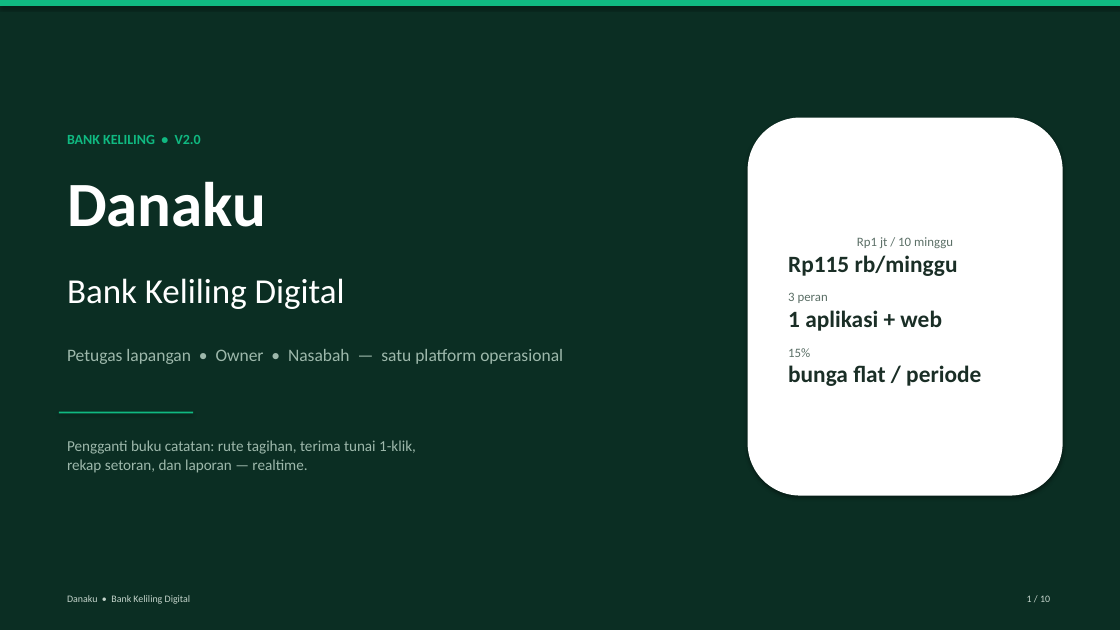
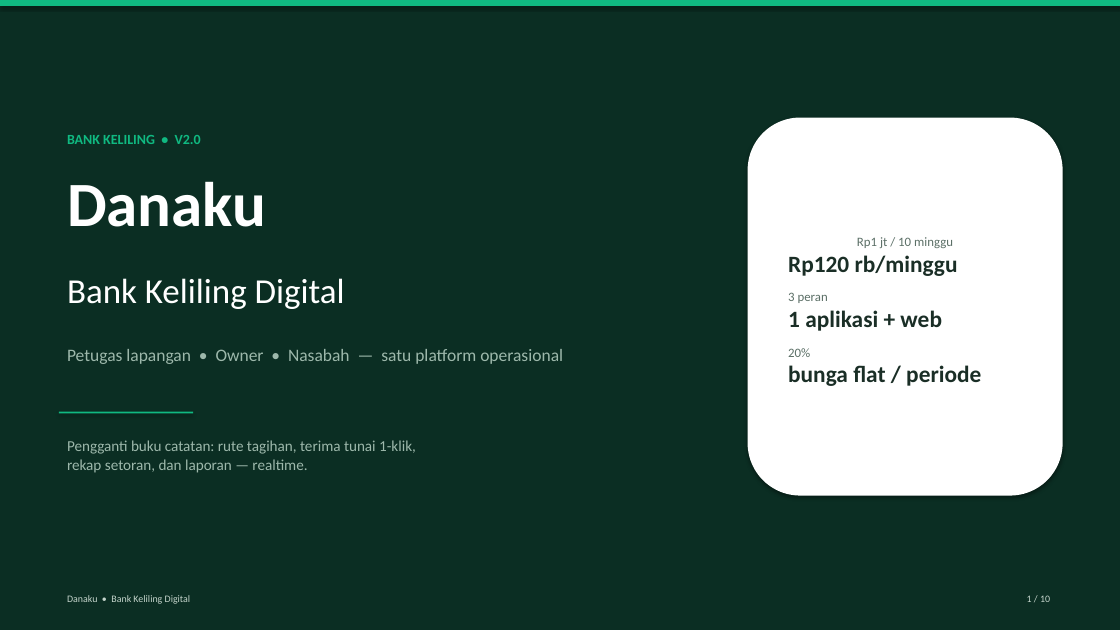
Before and after one commit to hamdanmustari99-coder/lender-platform, a slide deck: slide 1 of Danaku-Presentasi-Klien.pptx. Drawn at 1120x630 pixels with LibreOffice and Linux fonts; fonts in the diff are those of the drawing. Boxes give left, top, right and bottom in pixels: in the first picture for what was removed or moved away, otherwise in the second. Text is boxed around its words. In the diff, an @@ line names an element or a change of style, - is before the commit and + after.

```diff
--- a/Danaku-Presentasi-Klien.pptx
+++ b/Danaku-Presentasi-Klien.pptx
@@ text in rounded rectangle at (x1=788, y1=255, x2=958, y2=276): text changed @@
-Rp115 rb/minggu
+Rp120 rb/minggu
@@ text in rounded rectangle at (x1=788, y1=348, x2=810, y2=357): text changed @@
-15%
+20%
```
Also in this commit, not shown: 1 other slide changed, 6 other files.
